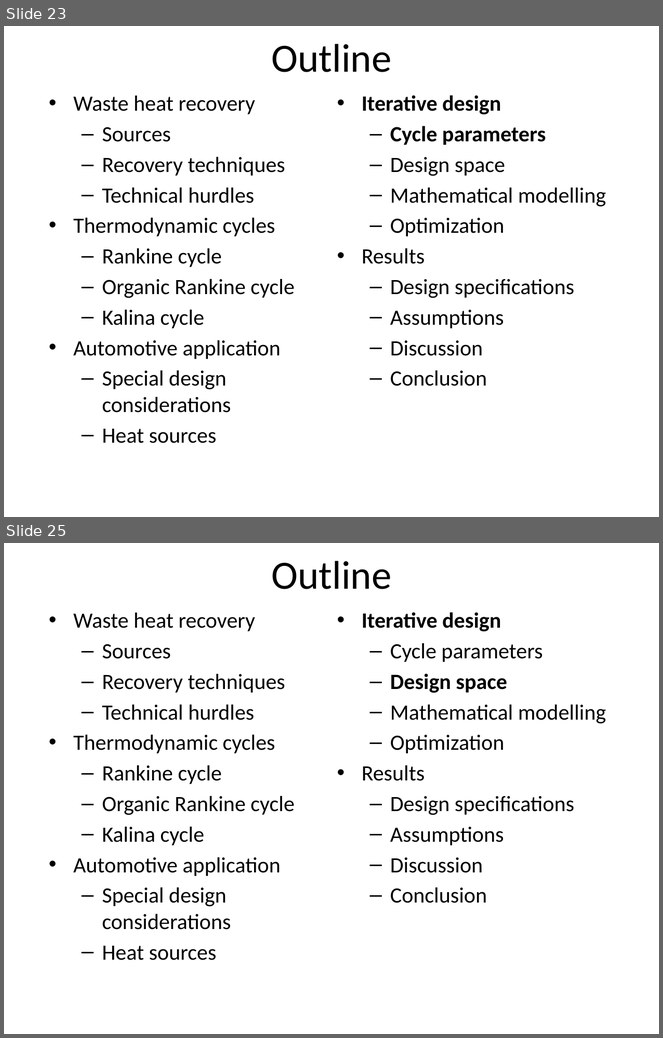
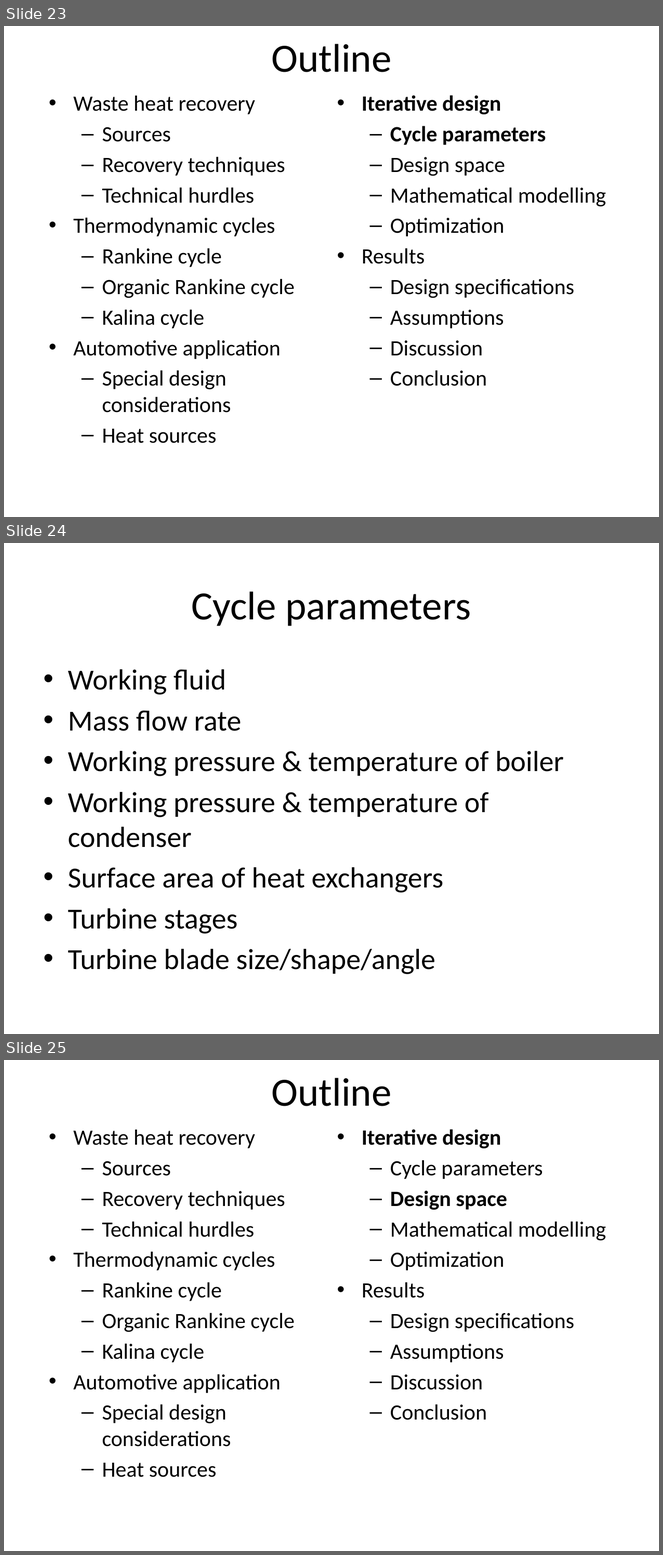
Before and after one commit to gmclapp/Masters_Thesis, a slide deck: Proposal/Proposal presentation.pptx. Shown one above the other, each under a label of ours: slides 23 and 25 before the commit, slides 23, 24 and 25 after it; the slides between them are not shown. The pictures are 663x1038 and 663x1555 pixels, drawn with LibreOffice and Linux fonts; fonts in the diff are those of the drawing; background and template pictures are left out. Boxes give left, top, right and bottom in pixels: in the first picture for what was removed or moved away, otherwise in the second. Text is boxed around its words. In the diff, an @@ line names an element or a change of style, - is before the commit and + after.

```diff
--- a/Proposal/Proposal presentation.pptx
+++ b/Proposal/Proposal presentation.pptx
@@ slide 24 added at (4,543,659,1034), background picture (left out) @@
@@ title added at (191,591,471,626), 44 pt, text #000000 @@
+Cycle parameters
@@ text added at (68,669,564,975), 32 pt, text #000000 @@
+• Working fluid
+• Mass flow rate
+• Working pressure & temperature of boiler
+• Working pressure & temperature of condenser
+• Surface area of heat exchangers
+• Turbine stages
+• Turbine blade size/shape/angle
```
Also in this commit, not shown: 3 other slides added, 5 slides removed.
